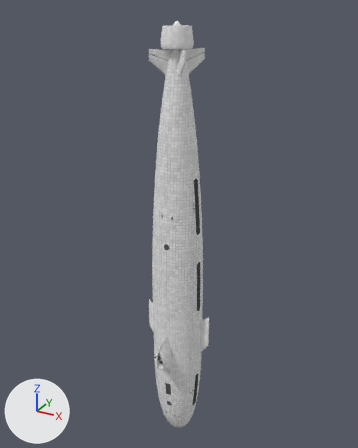
An edit to the OBJ model searobots-viewer/src/main/resources/models/submarine-hybrid.obj, drawn before and after from the same camera.
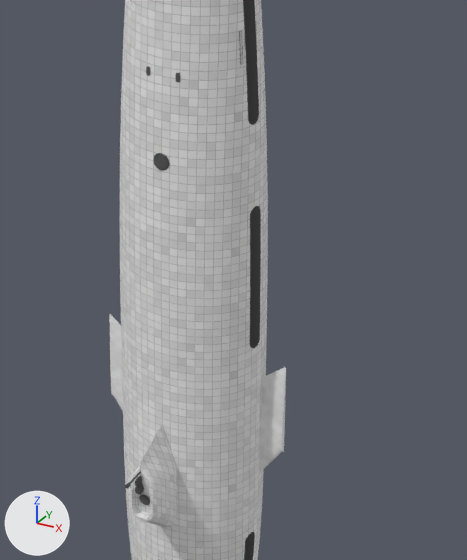
There are two pictures of each version: one whole from a 50 mm lens placed at (35.6, -64.2, 40.8), pointed at (-0.2, 0.7, 8.3), one close up on the part from 31% to 76% of the width and 43% to 86% of the height. Lighting does not change. The marker at lower left points along +X, +Y and +Z. The first two pictures are the older version. Where no turn or scale is listed for an object, it has been applied to the vertices. Vertices at exactly the same position are counted once.

Names of what the first close-up shows: 'submarine-hybrid'.
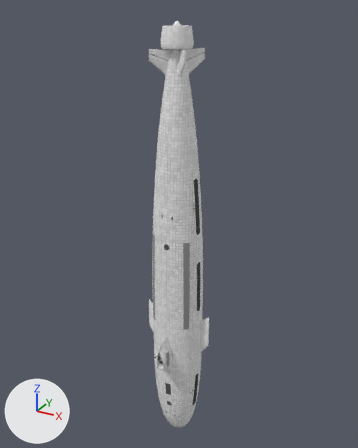
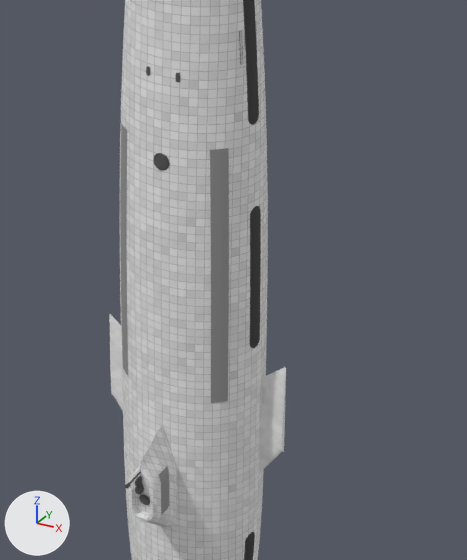
What differs and where, as boxes (x1, y1, x2, y2) in the close-ups (467 x 560 px):
part 1 of me_submarine_hybrid, added: after (210, 148, 229, 403)
part 2 of me_submarine_hybrid, added: after (120, 123, 128, 375)
part 3 of me_submarine_hybrid, added: after (159, 467, 170, 515)

The change, as a list of edits to the scene's bpy script:
```text
Add mat_decal_name:
    mat_decal_name = principled_material('Decal_Name')
    mat_decal_name.base_color = (0.3, 0.3, 0.3)  # grey #959595
    mat_decal_name.roughness = 0.937
Add mat_decal_code:
    mat_decal_code = principled_material('Decal_Code')
    mat_decal_code.base_color = (0.3, 0.3, 0.3)  # grey #959595
    mat_decal_code.roughness = 0.937
Change me_submarine_hybrid:
    used by ob_submarine_hybrid; location = (0.0, 0.0, 0.0)
    remove me_submarine_hybrid.from_pydata(...)  # 22534 vertices, 42790 faces; spans x -6.0..6.0, y -7.9..3.6, z -34.2..39.0
    add me_submarine_hybrid.from_pydata(...)  # 23422 vertices, 44198 faces; spans x -6.0..6.0, y -7.9..3.6, z -34.2..39.0
    me_submarine_hybrid part 1: a new loose piece of 325 vertices spanning x 2.6..3.5, y -3.0..-2.2, z -9.0..7.0, in mat_decal_name (grey #959595)
    me_submarine_hybrid part 2: a new loose piece of 325 vertices spanning x -3.5..-2.6, y -3.0..-2.2, z -9.0..7.0, in mat_decal_name (grey #959595)
    me_submarine_hybrid part 3: a new loose piece of 119 vertices spanning x 0.7..0.9, y -5.6..-4.6, z -16.0..-13.1, in mat_decal_code (grey #959595)
    other edits to the shape of me_submarine_hybrid do not show in these pictures
    add me_submarine_hybrid.materials.append(mat_decal_code)  # grey #959595
    add me_submarine_hybrid.materials.append(mat_decal_name)  # grey #959595
```
